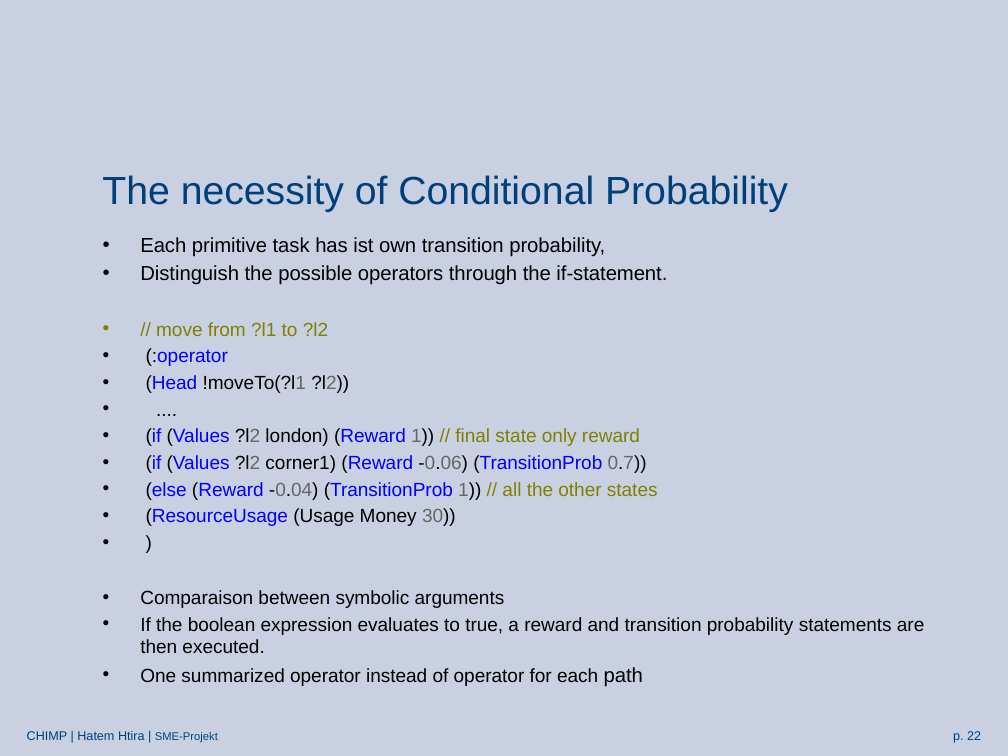
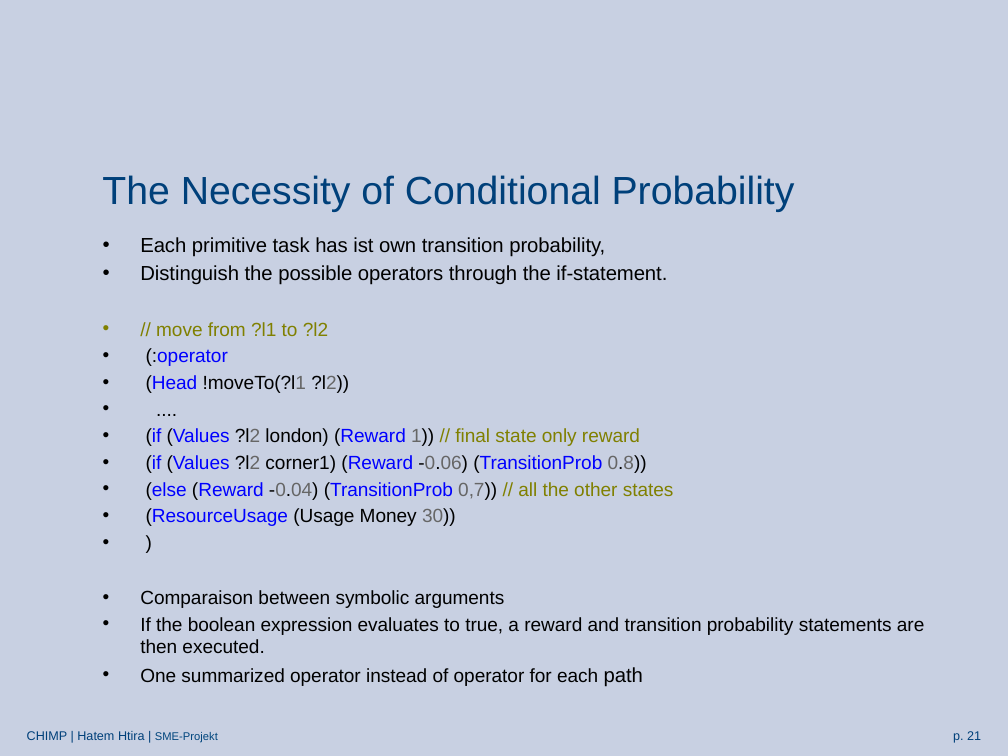
Before and after one commit to htiraHatem/CHIMP_MDP, a slide deck: slide 21 of HTN2MDP presentation.pptx (slide 22 before the commit). Drawn at 1008x756 pixels with LibreOffice and Linux fonts; fonts in the diff are those of the drawing; background and template pictures are left out. Boxes give left, top, right and bottom in pixels: in the first picture for what was removed or moved away, otherwise in the second. Text is boxed around its words. In the diff, an @@ line names an element or a change of style, - is before the commit and + after.

```diff
--- a/HTN2MDP presentation.pptx
+++ b/HTN2MDP presentation.pptx
@@ title at bbox=[102, 175, 795, 212]: text changed @@
-The necessity of Conditional Probability
+The Necessity of Conditional Probability
@@ text at bbox=[146, 455, 674, 500]: text changed @@
-• (if (Values ?l2 corner1) (Reward -0.06) (TransitionProb 0.7))
-• (else (Reward -0.04) (TransitionProb 1)) // all the other states
+• (if (Values ?l2 corner1) (Reward -0.06) (TransitionProb 0.8))
+• (else (Reward -0.04) (TransitionProb 0,7)) // all the other states
@@ page number at bbox=[953, 731, 981, 743]: text changed @@
-p. 22
+p. 21
```
Also in this commit, not shown: 14 other slides changed, 1 slide removed.
